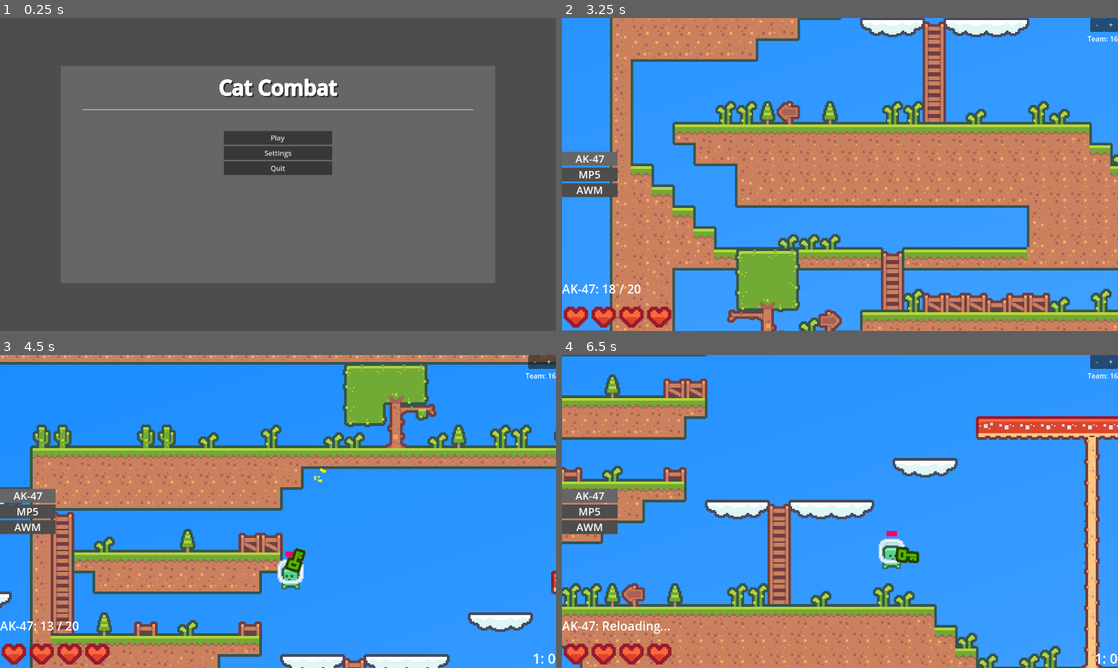
Above: before the commit, frames 1-4 (two rows, left to right).
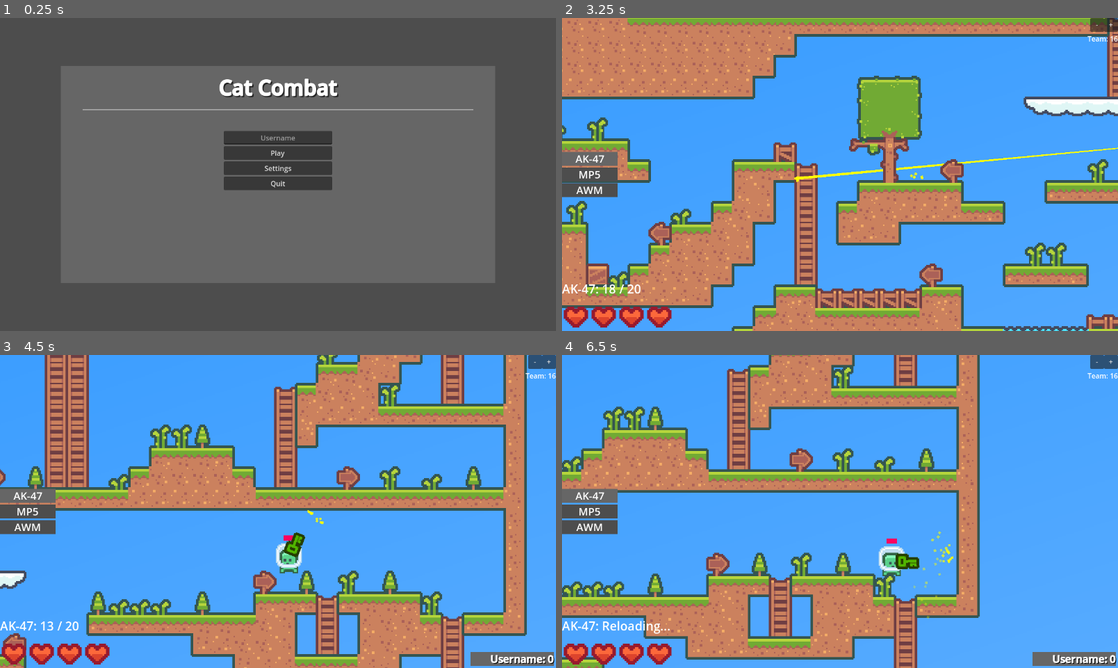
Above: after the commit, the same moments.

Repository: F1zzy31f/Glob-Game
Game: Godot game, scene res://scenes/MainMenu.tscn
Two runs of this game, one before a commit and one after it. Both use one fixed random seed, a clock stepped at 60 frames per second and the inputs below.
Inputs (mouse positions are in pixels of both pictures, inside the frame that each line leads up to):
- Up to frame 1 (0.25 s): no input
- Up to frame 2 (3.25 s): click "Play" at 0.5 s; click (840, 136) at 1.27 s; type "12" at 1.35 s; click "Host Game" at 2 s; tap Enter at 2.75 s; move the mouse to (962, 158) at 2.77 s; press the mouse at (962, 158) at 2.78 s; hold D (move_right) from 2.78 s (still down); tap Space (jump) at 3.02 s
- Up to frame 3 (4.5 s): move the mouse to (166, 527) at 3.52 s; release the mouse at (166, 527) at 3.53 s; click (166, 527) at 3.6 s; tap Space (jump) at 3.77 s; move the mouse to (333, 442) at 4.27 s; release D (move_right) at 4.28 s; press the mouse at (333, 442) at 4.28 s; hold A (move_left) from 4.28 s (still down)
- Up to frame 4 (6.5 s): move the mouse to (812, 574) at 5.02 s; release A (move_left) at 5.03 s; release the mouse at (812, 574) at 5.03 s; hold D (move_right) from 5.03 s (still down); click (812, 574) at 5.1 s; tap Space (jump) at 5.27, 6.02 s; move the mouse to (1006, 558) at 5.77 s; press the mouse at (1006, 558) at 5.78 s; tap R (reload) at 6.4 s

The runs differ from the first frame. In frame 1, 1.0% of the frame differs, in the area x 40-60%, y 37-55%; in frame 2, 64%; in frame 3, 91%; in frame 4, 93%, in the area x 0-100%, y 0-100%.

Commit message:
Improve scoreboard and username

Diff:
--- a/scenes/InventoryItem.tscn
+++ b/scenes/InventoryItem.tscn
@@ -4,7 +4,7 @@
 custom_minimum_size = Vector2(0, 32)
 offset_bottom = 32.0
 
-[node name="ItemName" type="Label" parent="."]
+[node name="Text" type="Label" parent="."]
 layout_mode = 1
 anchors_preset = 15
 anchor_right = 1.0
--- a/scenes/MainMenu.tscn
+++ b/scenes/MainMenu.tscn
@@ -85,6 +85,11 @@
 grow_horizontal = 2
 grow_vertical = 2
 
+[node name="Username" type="LineEdit" parent="Menus/TitleMenu/Content"]
+layout_mode = 2
+placeholder_text = "Username"
+alignment = 1
+
 [node name="Play" type="Button" parent="Menus/TitleMenu/Content"]
 layout_mode = 2
 text = "Play"
@@ -209,6 +214,7 @@
 layout_mode = 2
 text = "Back"
 
+[connection signal="text_changed" from="Menus/TitleMenu/Content/Username" to="." method="_on_username_text_changed"]
 [connection signal="pressed" from="Menus/TitleMenu/Content/Play" to="." method="_on_play_pressed"]
 [connection signal="pressed" from="Menus/TitleMenu/Content/Settings" to="." method="_on_settings_pressed"]
 [connection signal="pressed" from="Menus/TitleMenu/Content/Quit" to="." method="_on_quit_pressed"]
--- a/scenes/Player.tscn
+++ b/scenes/Player.tscn
@@ -86,6 +86,9 @@
 properties/12/path = NodePath(".:dormant")
 properties/12/spawn = true
 properties/12/sync = true
+properties/13/path = NodePath(".:username")
+properties/13/spawn = true
+properties/13/sync = true
 
 [node name="Player" type="CharacterBody2D" groups=["Hurtable"]]
 script = ExtResource("1_3vl4j")
@@ -114,6 +117,12 @@
 position = Vector2(0, -16)
 scale = Vector2(1, 0.5)
 texture = SubResource("GradientTexture2D_avgkc")
+
+[node name="Label" type="Label" parent="."]
+offset_left = -20.0
+offset_top = -35.0
+offset_right = 20.0
+offset_bottom = -12.0
 
 [node name="Camera" type="Camera2D" parent="."]
 offset = Vector2(0, -32)
@@ -245,8 +254,10 @@
 anchor_top = 1.0
 anchor_right = 1.0
 anchor_bottom = 1.0
-offset_left = -256.0
-offset_top = -512.0
+offset_left = -197.0
+offset_top = -517.0
+offset_right = -5.0
+offset_bottom = -5.0
 grow_horizontal = 0
 grow_vertical = 0
 alignment = 2
--- a/scenes/ScoreboardItem.tscn
+++ b/scenes/ScoreboardItem.tscn
@@ -2,10 +2,26 @@
 
 [ext_resource type="Script" path="res://scripts/ScoreboardItem.gd" id="1_mjvwe"]
 
-[node name="ScoreboardItem" type="Label"]
-offset_right = 40.0
-offset_bottom = 23.0
-theme_override_font_sizes/font_size = 32
+[node name="ScoreboardItem" type="ColorRect"]
+self_modulate = Color(0.52549, 0.52549, 0.52549, 1)
+custom_minimum_size = Vector2(192, 32)
+offset_right = 192.0
+offset_bottom = 32.0
+script = ExtResource("1_mjvwe")
+
+[node name="Text" type="Label" parent="."]
+layout_mode = 1
+anchors_preset = 15
+anchor_right = 1.0
+anchor_bottom = 1.0
+grow_horizontal = 2
+grow_vertical = 2
+theme_override_colors/font_shadow_color = Color(0, 0, 0, 1)
+theme_override_colors/font_outline_color = Color(1, 1, 1, 1)
+theme_override_constants/shadow_offset_x = 2
+theme_override_constants/shadow_offset_y = 2
+theme_override_constants/outline_size = 3
+theme_override_font_sizes/font_size = 24
+text = "Username: ??"
 horizontal_alignment = 2
 vertical_alignment = 1
-script = ExtResource("1_mjvwe")
--- a/scripts/Firearm.gd
+++ b/scripts/Firearm.gd
@@ -18,6 +18,9 @@
 
 func _ready():
 	tracer.top_level = true
+	reset()
+
+func reset():
 	mag_contents = mag_size
 
 func on_equip():
--- a/scripts/Item.gd
+++ b/scripts/Item.gd
@@ -2,6 +2,9 @@
 class_name Item
 
 var is_equip = false
+
+func reset():
+	print("Item reset not implemented")
 
 func on_equip():
 	print("Item equip not implemented")
--- a/scripts/MainMenuManager.gd
+++ b/scripts/MainMenuManager.gd
@@ -5,6 +5,9 @@
 func open_menu(menu_name):
 	for child in menus.get_children():
 		child.visible = child.name == menu_name
+
+func _on_username_text_changed(new_text):
+	Network.set_username(new_text)
 
 func _on_play_pressed():
 	open_menu("PlayMenu")
--- a/scripts/Network.gd
+++ b/scripts/Network.gd
@@ -4,9 +4,13 @@
 @export var player = preload("res://scenes/Player.tscn")
 @export var scoreboard_item = preload("res://scenes/ScoreboardItem.tscn")
 
+var username = "Username"
 var address = ""
 
 var enet_peer = ENetMultiplayerPeer.new()
+
+func set_username(new):
+	username = new
 
 func set_server_address(new):
 	address = new
--- a/scripts/Player.gd
+++ b/scripts/Player.gd
@@ -1,6 +1,7 @@
 extends CharacterBody2D
 
 @export var dormant = false
+@export var username = ""
 
 @export var speed = 128
 @export var jump_height = 48
@@ -42,11 +43,12 @@
 
 	if not is_multiplayer_authority(): return
 
+	username = Network.username
+	team_index = randi_range(0, 15)
+
 	ui.visible = true
 	camera.enabled = true
 	audio_listener.make_current()
-
-	team_index = randi_range(0, 15)
 
 func _process(delta):
 	if not is_multiplayer_authority(): return
@@ -82,14 +84,7 @@
 
 	# Dying
 	if health <= 0 or global_position.y > 64:
-		var damager = Peers.get_node_or_null(str(recent_damager))
-		if damager:
-			damager.got_kill.rpc()
-
-		deaths += 1
-
-		global_position = get_node("/root/Map/Spawns").get_child(randi_range(0, get_node("/root/Map/Spawns").get_child_count() - 1)).global_position
-		health = 32
+		on_die()
 
 	# Movement
 	if not is_on_floor():
@@ -132,6 +127,19 @@
 	if item_index != old_item_index:
 		change_item(old_item_index, item_index)
 		change_item.rpc(old_item_index, item_index)
+
+func on_die():
+	var damager = Peers.get_node_or_null(str(recent_damager))
+	if damager:
+		damager.got_kill.rpc()
+
+	deaths += 1
+
+	global_position = get_node("/root/Map/Spawns").get_child(randi_range(0, get_node("/root/Map/Spawns").get_child_count() - 1)).global_position
+	health = 32
+
+	for child in hand.get_children():
+		child.reset()
 
 @rpc("any_peer")
 func got_kill():
--- a/scripts/ScoreboardItem.gd
+++ b/scripts/ScoreboardItem.gd
@@ -1,7 +1,8 @@
-extends Label
+extends Control
 
 var player
 
 func _ready():
 	player = get_node("/root/Peers/" + str(name))
-	text = str(name) + ": " + str(player.score)
+	get_child(0).text = player.username + ": " + str(player.score)
+	self_modulate = Color.from_hsv(0, 0, 0.4) if player.is_multiplayer_authority() else Color.from_hsv(0, 0, 0.3)
